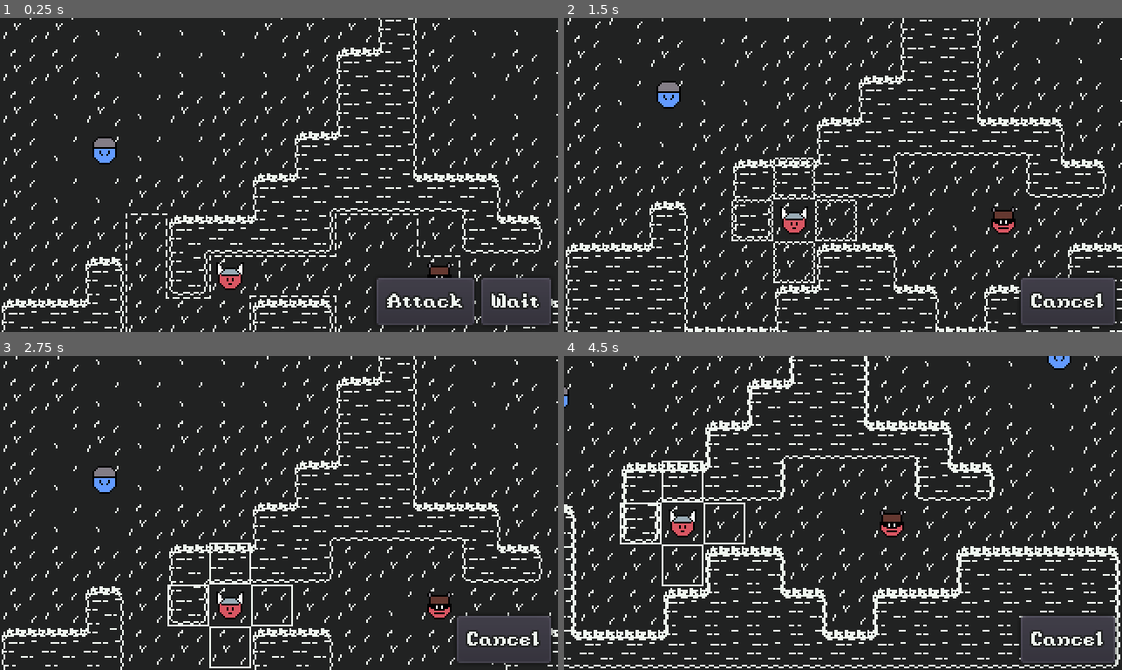
Above: before the commit, frames 1-4 (two rows, left to right).
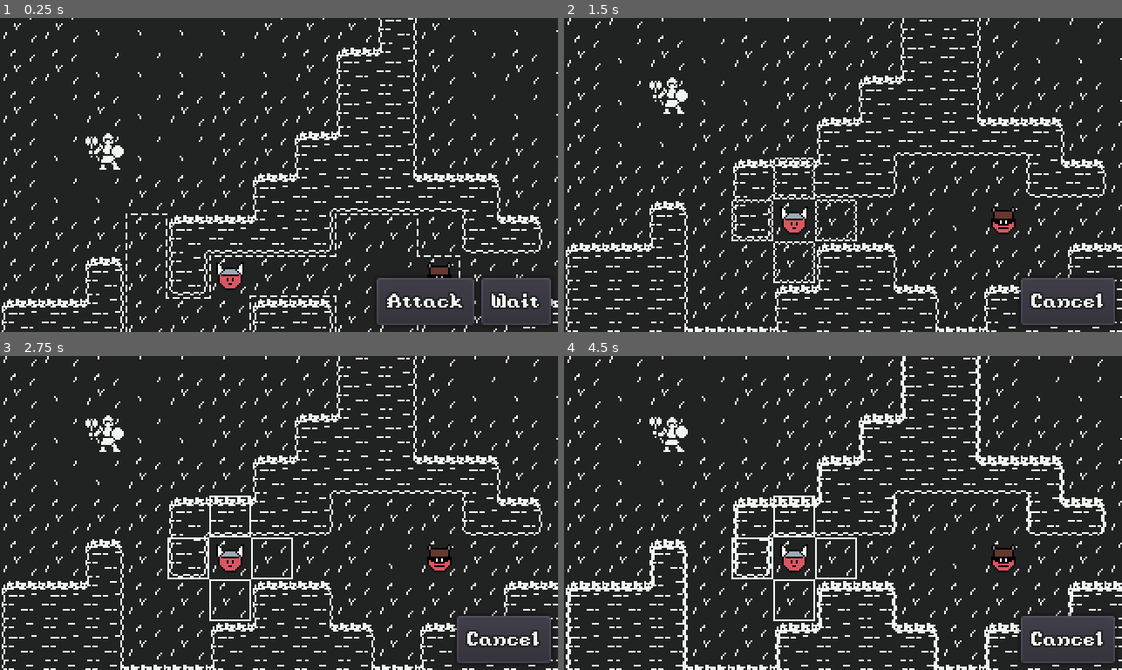
Above: after the commit, the same moments.

Repository: AaronWizard/LegendsOfMajesticSteel
Game: Godot game, scene res://src/game/Game.tscn
Same seed, same stepped clock (60 frames per second), same inputs: the game is played once before the commit and once after it.
Inputs (mouse positions are in pixels of both pictures, inside the frame that each line leads up to):
- Up to frame 1 (0.25 s): no input
- Up to frame 2 (1.5 s): click "Attack" at 0.5 s; move the mouse to (965, 159) at 1.27 s; click (965, 159) at 1.42 s
- Up to frame 3 (2.75 s): drag from (167, 528) to (251, 575) at 2.02 s
- Up to frame 4 (4.5 s): move the mouse to (898, 443) at 2.77 s; click (898, 443) at 2.92 s; drag from (815, 575) to (675, 465) at 3.52 s; move the mouse to (1010, 560) at 4.27 s; click (1010, 560) at 4.42 s

The runs differ from the first frame. In frame 1, 0.5% of the frame differs, in the area x 15-23%, y 36-49%; in frame 2, 0.5%; in frame 3, 16%; in frame 4, 20%, in the area x 0-100%, y 0-100%.

Commit message:
New fighter graphic. Started idle and action animations.

Diff:
--- a/resources/animations/actor_attack_east.tres
+++ b/resources/animations/actor_attack_east.tres
@@ -15,3 +15,15 @@
 "update": 0,
 "values": [ Vector2( 0, 0 ), Vector2( -0.5, 0 ), Vector2( 0.75, 0 ), Vector2( 0.75, 0 ), Vector2( 0, 0 ) ]
 }
+tracks/1/type = "value"
+tracks/1/path = NodePath("Center/Offset/Sprite:frame")
+tracks/1/interp = 1
+tracks/1/loop_wrap = true
+tracks/1/imported = false
+tracks/1/enabled = true
+tracks/1/keys = {
+"times": PoolRealArray( 0 ),
+"transitions": PoolRealArray( 1 ),
+"update": 1,
+"values": [ 3 ]
+}
--- a/resources/animations/actor_attack_north.tres
+++ b/resources/animations/actor_attack_north.tres
@@ -15,3 +15,15 @@
 "update": 0,
 "values": [ Vector2( 0, 0 ), Vector2( 0, 0.5 ), Vector2( 0, -0.75 ), Vector2( 0, -0.75 ), Vector2( 0, 0 ) ]
 }
+tracks/1/type = "value"
+tracks/1/path = NodePath("Center/Offset/Sprite:frame")
+tracks/1/interp = 1
+tracks/1/loop_wrap = true
+tracks/1/imported = false
+tracks/1/enabled = true
+tracks/1/keys = {
+"times": PoolRealArray( 0 ),
+"transitions": PoolRealArray( 1 ),
+"update": 1,
+"values": [ 3 ]
+}
--- a/resources/animations/actor_attack_south.tres
+++ b/resources/animations/actor_attack_south.tres
@@ -15,3 +15,15 @@
 "update": 0,
 "values": [ Vector2( 0, 0 ), Vector2( 0, -0.5 ), Vector2( 0, 0.75 ), Vector2( 0, 0.75 ), Vector2( 0, 0 ) ]
 }
+tracks/1/type = "value"
+tracks/1/path = NodePath("Center/Offset/Sprite:frame")
+tracks/1/interp = 1
+tracks/1/loop_wrap = true
+tracks/1/imported = false
+tracks/1/enabled = true
+tracks/1/keys = {
+"times": PoolRealArray( 0 ),
+"transitions": PoolRealArray( 1 ),
+"update": 1,
+"values": [ 3 ]
+}
--- a/resources/animations/actor_attack_west.tres
+++ b/resources/animations/actor_attack_west.tres
@@ -15,3 +15,15 @@
 "update": 0,
 "values": [ Vector2( 0, 0 ), Vector2( 0.5, 0 ), Vector2( -0.75, 0 ), Vector2( -0.75, 0 ), Vector2( 0, 0 ) ]
 }
+tracks/1/type = "value"
+tracks/1/path = NodePath("Center/Offset/Sprite:frame")
+tracks/1/interp = 1
+tracks/1/loop_wrap = true
+tracks/1/imported = false
+tracks/1/enabled = true
+tracks/1/keys = {
+"times": PoolRealArray( 0 ),
+"transitions": PoolRealArray( 1 ),
+"update": 1,
+"values": [ 3 ]
+}
--- a/resources/animations/actor_idle.tres
+++ b/resources/animations/actor_idle.tres
@@ -1,8 +1,9 @@
 [gd_resource type="Animation" format=2]
 
 [resource]
-length = 0.1
+length = 0.8
 loop = true
+step = 0.05
 tracks/0/type = "value"
 tracks/0/path = NodePath(".:cell_offset")
 tracks/0/interp = 1
@@ -15,3 +16,15 @@
 "update": 0,
 "values": [ Vector2( 0, 0 ) ]
 }
+tracks/1/type = "value"
+tracks/1/path = NodePath("Center/Offset/Sprite:frame")
+tracks/1/interp = 1
+tracks/1/loop_wrap = true
+tracks/1/imported = false
+tracks/1/enabled = true
+tracks/1/keys = {
+"times": PoolRealArray( 0, 0.2, 0.4, 0.6 ),
+"transitions": PoolRealArray( 1, 1, 1, 1 ),
+"update": 1,
+"values": [ 0, 1, 2, 1 ]
+}
--- a/resources/animations/actor_move_east.tres
+++ b/resources/animations/actor_move_east.tres
@@ -15,3 +15,15 @@
 "update": 0,
 "values": [ Vector2( -1, 0 ), Vector2( 0, 0 ) ]
 }
+tracks/1/type = "value"
+tracks/1/path = NodePath("Center/Offset/Sprite:frame")
+tracks/1/interp = 1
+tracks/1/loop_wrap = true
+tracks/1/imported = false
+tracks/1/enabled = true
+tracks/1/keys = {
+"times": PoolRealArray( 0 ),
+"transitions": PoolRealArray( 1 ),
+"update": 1,
+"values": [ 0 ]
+}
--- a/resources/animations/actor_move_north.tres
+++ b/resources/animations/actor_move_north.tres
@@ -15,3 +15,15 @@
 "update": 0,
 "values": [ Vector2( 0, 1 ), Vector2( 0, 0 ) ]
 }
+tracks/1/type = "value"
+tracks/1/path = NodePath("Center/Offset/Sprite:frame")
+tracks/1/interp = 1
+tracks/1/loop_wrap = true
+tracks/1/imported = false
+tracks/1/enabled = true
+tracks/1/keys = {
+"times": PoolRealArray( 0 ),
+"transitions": PoolRealArray( 1 ),
+"update": 1,
+"values": [ 0 ]
+}
--- a/resources/animations/actor_move_south.tres
+++ b/resources/animations/actor_move_south.tres
@@ -15,3 +15,15 @@
 "update": 0,
 "values": [ Vector2( 0, -1 ), Vector2( 0, 0 ) ]
 }
+tracks/1/type = "value"
+tracks/1/path = NodePath("Center/Offset/Sprite:frame")
+tracks/1/interp = 1
+tracks/1/loop_wrap = true
+tracks/1/imported = false
+tracks/1/enabled = true
+tracks/1/keys = {
+"times": PoolRealArray( 0 ),
+"transitions": PoolRealArray( 1 ),
+"update": 1,
+"values": [ 0 ]
+}
--- a/resources/animations/actor_move_west.tres
+++ b/resources/animations/actor_move_west.tres
@@ -15,3 +15,15 @@
 "update": 0,
 "values": [ Vector2( 1, 0 ), Vector2( 0, 0 ) ]
 }
+tracks/1/type = "value"
+tracks/1/path = NodePath("Center/Offset/Sprite:frame")
+tracks/1/interp = 1
+tracks/1/loop_wrap = true
+tracks/1/imported = false
+tracks/1/enabled = true
+tracks/1/keys = {
+"times": PoolRealArray( 0 ),
+"transitions": PoolRealArray( 1 ),
+"update": 1,
+"values": [ 0 ]
+}
--- a/src/actors/Actor.gd
+++ b/src/actors/Actor.gd
@@ -111,8 +111,10 @@
 	return _abilities.get_children()
 
 
-func _on_AnimationPlayer_animation_finished(_anim_name: String) -> void:
-	emit_signal("animations_finished")
+func _on_AnimationPlayer_animation_finished(anim_name: String) -> void:
+	if anim_name != "actor_idle":
+		_anim.play("actor_idle")
+		emit_signal("animations_finished")
 
 
 func _on_BattleStats_died() -> void:
--- a/src/actors/Actor.tscn
+++ b/src/actors/Actor.tscn
@@ -30,6 +30,7 @@
 }
 
 [node name="Sprite" type="Sprite" parent="Center/Offset"]
+hframes = 4
 
 [node name="StaminaBar" parent="Center/Offset/Sprite" instance=ExtResource( 14 )]
 visible = false
@@ -53,6 +54,7 @@
 script = ExtResource( 5 )
 
 [node name="AnimationPlayer" type="AnimationPlayer" parent="."]
+autoplay = "actor_idle"
 anims/actor_attack_east = ExtResource( 4 )
 anims/actor_attack_north = ExtResource( 12 )
 anims/actor_attack_south = ExtResource( 13 )
Binary file changed: assets/graphics/actors/barbarian.png
Binary file changed: assets/graphics/actors/fighter.png
Binary file changed: assets/graphics/actors/warrior_princess.png
Binary file changed: raw/actors/fighter.aseprite
